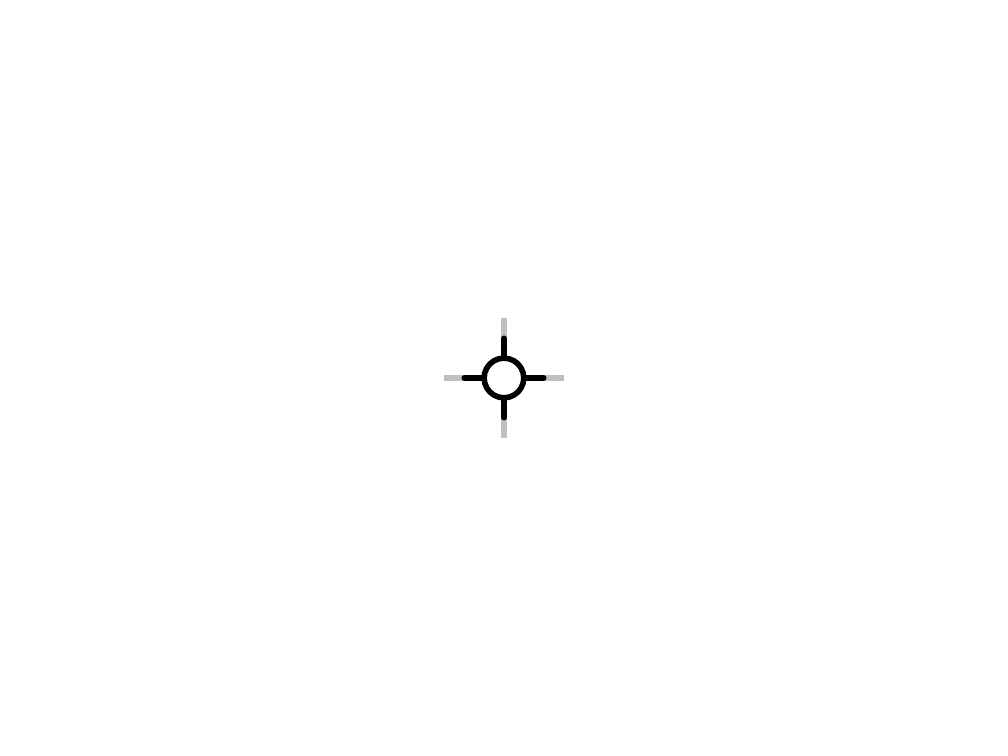
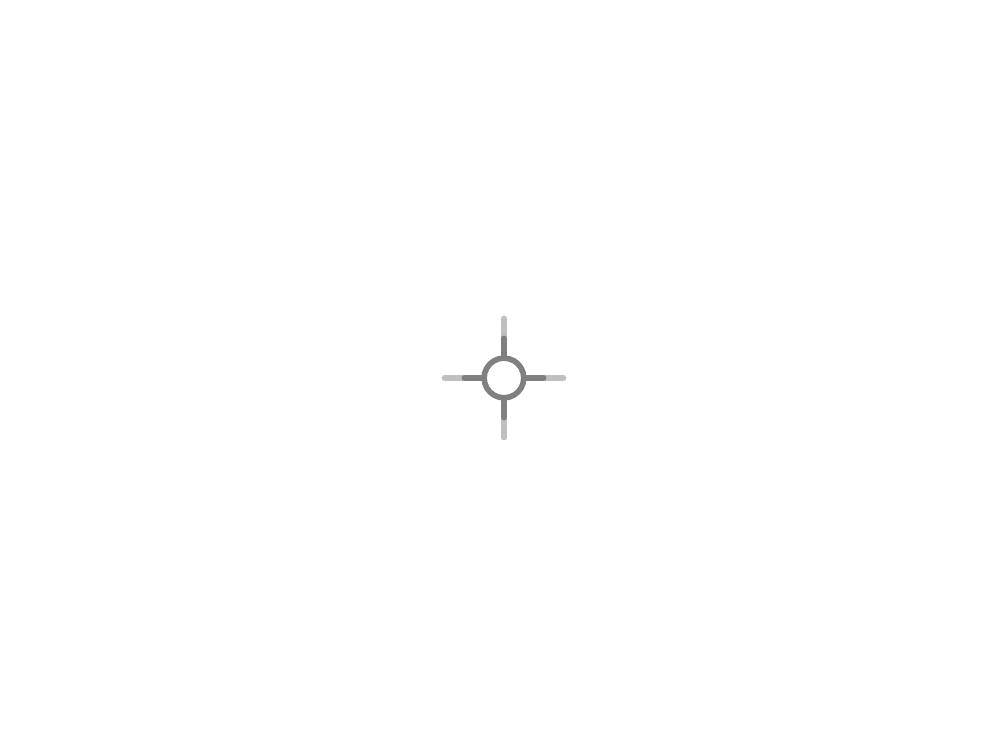
Before and after one commit to YinshengGuo/WinduVision, a slide deck: slide 17 of icons/icons.pptx. Drawn at 1008x756 pixels with LibreOffice and Linux fonts; fonts in the diff are those of the drawing. Boxes give left, top, right and bottom in pixels: in the first picture for what was removed or moved away, otherwise in the second. Text is boxed around its words. In the diff, an @@ line names an element or a change of style, - is before the commit and + after.

```diff
--- a/icons/icons.pptx
+++ b/icons/icons.pptx
@@ ellipse at box(484, 358, 523, 397): outline #000000 4 pt to #808080 4 pt @@
@@ line (504, 339) - (504, 417): stroke #000000 4 pt to #808080 4 pt @@
@@ line (465, 378) - (543, 378): stroke #000000 4 pt to #808080 4 pt @@
```
Also in this commit, not shown: 1 other slide changed, 2 slides added, 25 slides removed, 17 other files.
